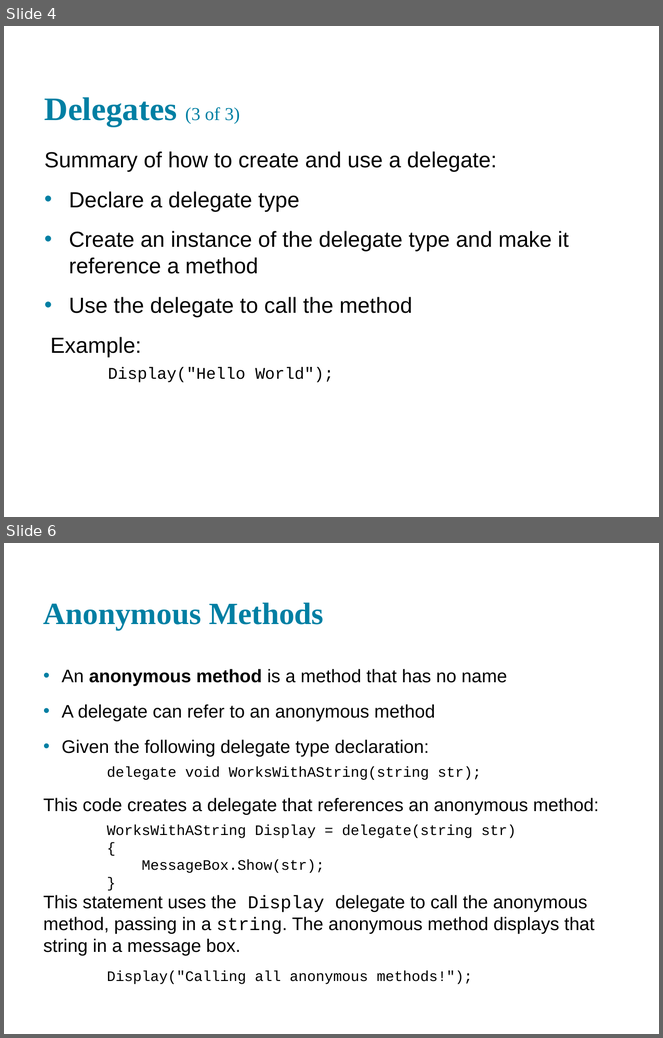
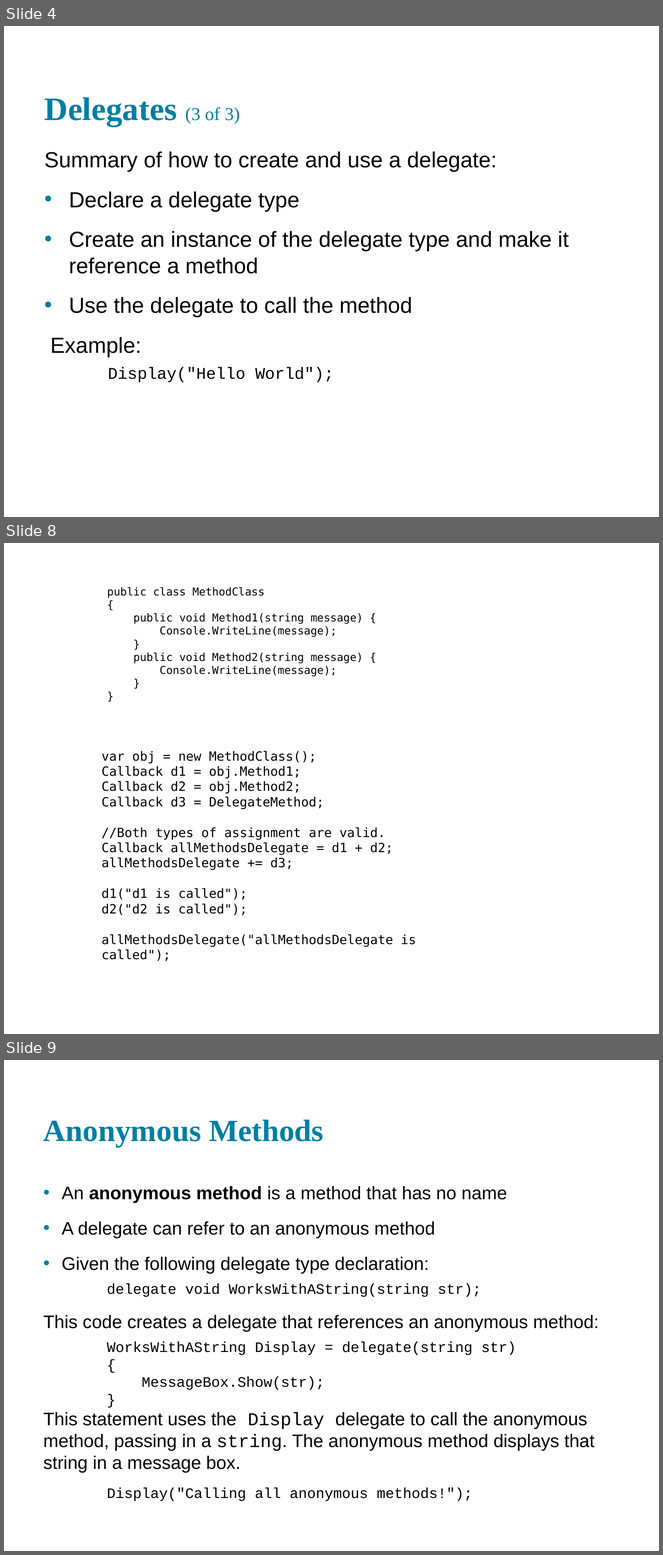
Before and after one commit to mgasoit/csharp_training, a slide deck: ppt/14. C# - Delegates, Anonymous Methods, and Lambda Expressions.pptx. Shown one above the other, each under a label of ours: slides 4 and 6 before the commit, slides 4, 8 and 9 after it; the slides between them are not shown. The pictures are 663x1038 and 663x1555 pixels, drawn with LibreOffice and Linux fonts; fonts in the diff are those of the drawing. Boxes give left, top, right and bottom in pixels: in the first picture for what was removed or moved away, otherwise in the second. Text is boxed around its words. In the diff, an @@ line names an element or a change of style, - is before the commit and + after.

```diff
--- a/ppt/14. C# - Delegates, Anonymous Methods, and Lambda Expressions.pptx
+++ b/ppt/14. C# - Delegates, Anonymous Methods, and Lambda Expressions.pptx
@@ slide 8 added at [4, 543, 659, 1034], background #FFFFFF @@
@@ text added at [107, 587, 363, 677], 12 pt, text #000000 @@
+public class MethodClass
+{
+public void Method1(string message) {
+Console.WriteLine(message);
+}
+public void Method2(string message) {
+Console.WriteLine(message);
+}
+}
@@ text added at [102, 751, 416, 947], 14 pt, text #000000 @@
+var obj = new MethodClass();
+Callback d1 = obj.Method1;
+Callback d2 = obj.Method2;
+Callback d3 = DelegateMethod;
+//Both types of assignment are valid.
+Callback allMethodsDelegate = d1 + d2;
+allMethodsDelegate += d3;
+d1("d1 is called");
+d2("d2 is called");
+allMethodsDelegate("allMethodsDelegate is called");
@@ what was slide 6 is now slide 9 @@
```
Also in this commit, not shown: 3 slides changed, 2 other slides added.
